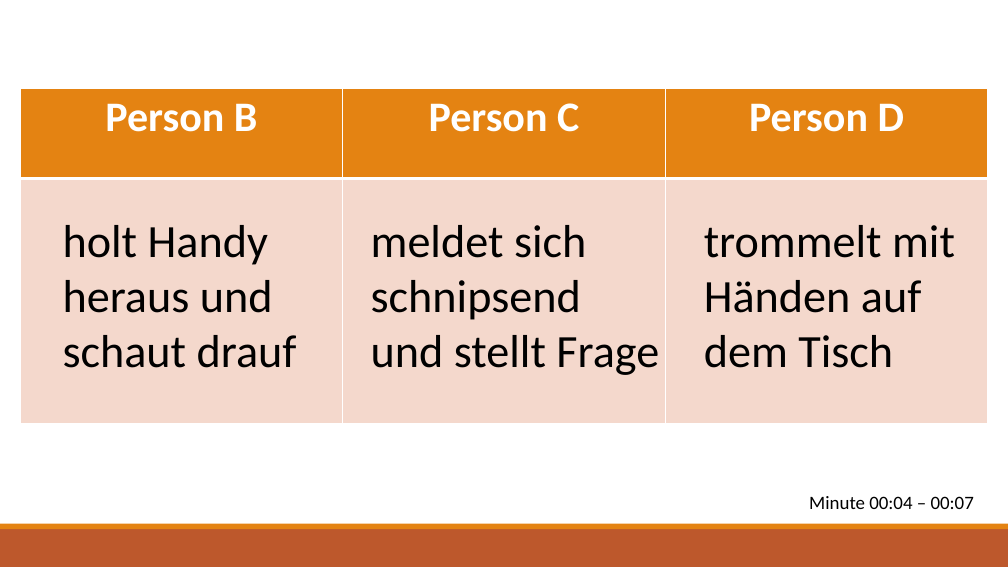
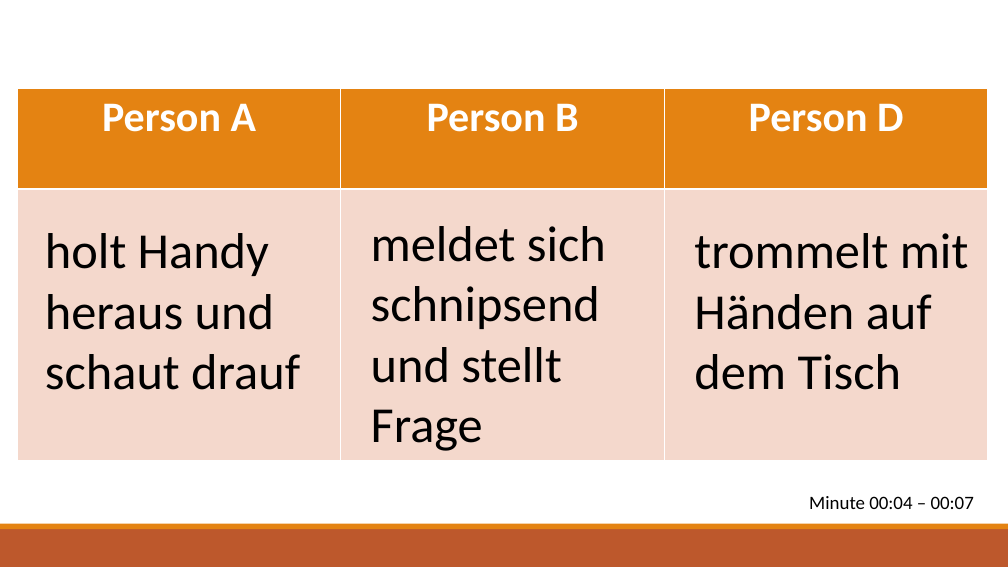
Before and after one commit to ginaamri/Mandy-PhD, a slide deck: slide 6 of studies/labor study_A/script_labpilotpersonC.pptx. Drawn at 1008x567 pixels with LibreOffice and Linux fonts; fonts in the diff are those of the drawing. Boxes give left, top, right and bottom in pixels: in the first picture for what was removed or moved away, otherwise in the second. Text is boxed around its words. In the diff, an @@ line names an element or a change of style, - is before the commit and + after.

Commit message:
update fragebogen

```diff
--- a/studies/labor study_A/script_labpilotpersonC.pptx
+++ b/studies/labor study_A/script_labpilotpersonC.pptx
@@ table at bbox=[17, 88, 988, 461] @@
-row 1, column 1: Person B
+row 1, column 1: Person A
-row 1, column 2: Person C
+row 1, column 2: Person B
@@ size 44 to 48 pt in 3 elements at bbox=[694, 233, 969, 390], bbox=[45, 233, 300, 390], bbox=[371, 226, 606, 451] @@
@@ text "holt Handy heraus und schaut ...": place and size @@
-text "holt Handy heraus und schaut ..." at bbox=[63, 225, 297, 368]
+text "holt Handy heraus und schaut ..." at bbox=[45, 233, 300, 390]
@@ text "trommelt mit Händen auf dem ...": place and size @@
-text "trommelt mit Händen auf dem ..." at bbox=[704, 225, 955, 368]
+text "trommelt mit Händen auf dem ..." at bbox=[694, 233, 969, 390]
```
Also in this commit, not shown: 2 other slides changed, 26 other files.
